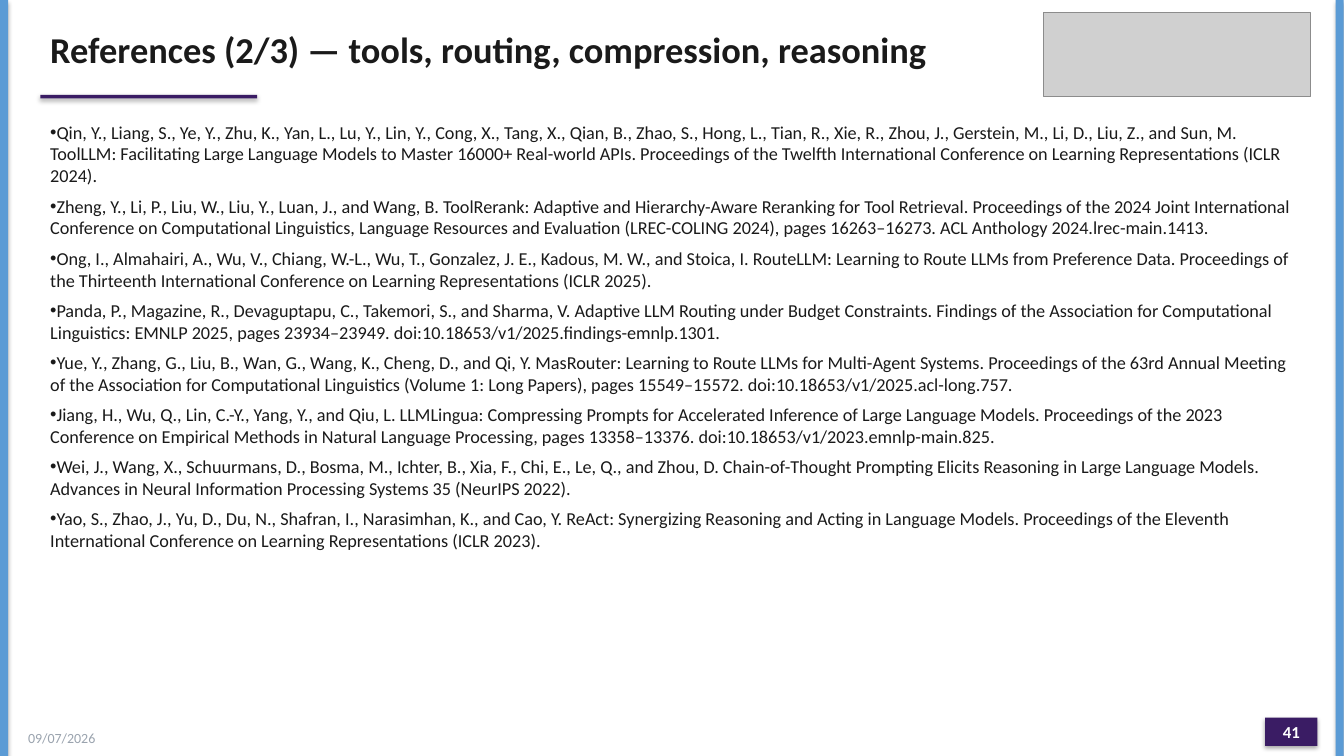
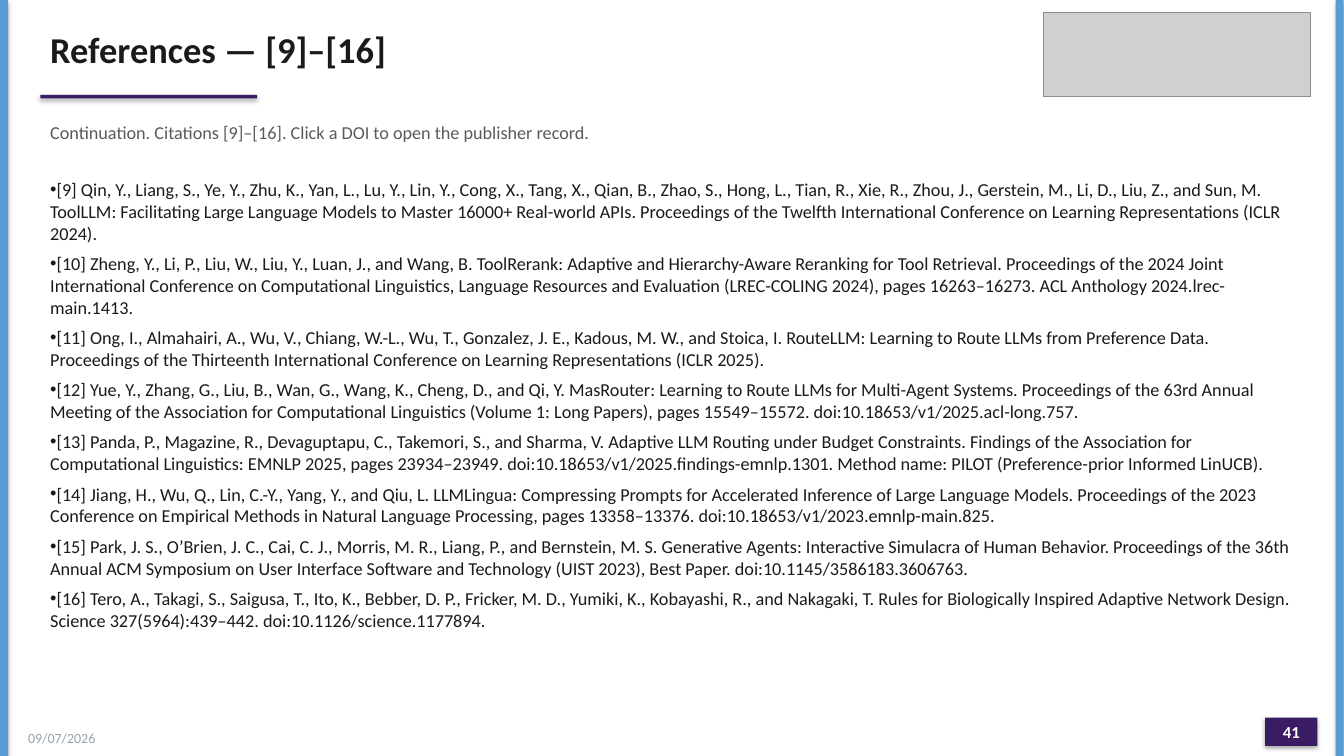
Before and after one commit to joyjeni/phd-agentic-ai-master, a slide deck: slide 41 of ACRS_PhD_Proposal_JenishaT_24ETRP720001.pptx. Drawn at 1344x756 pixels with LibreOffice and Linux fonts; fonts in the diff are those of the drawing; grey boxes stand for pictures. Boxes give left, top, right and bottom in pixels: in the first picture for what was removed or moved away, otherwise in the second. Text is boxed around its words. In the diff, an @@ line names an element or a change of style, - is before the commit and + after.

Commit message:
Number the bibliography, add References to Contents, and link DOIs.
Evidence n is citation [n]. Each Crossref DOI opens https://doi.org/….

```diff
--- a/ACRS_PhD_Proposal_JenishaT_24ETRP720001.pptx
+++ b/ACRS_PhD_Proposal_JenishaT_24ETRP720001.pptx
@@ text at box(50, 36, 386, 69): text changed @@
-References (2/3) — tools, routing, compression, reasoning
+References — [9]–[16]
@@ text added at box(50, 126, 589, 142), 13 pt, text #5A5A5A @@
+Continuation. Citations [9]–[16]. Click a DOI to open the publisher record.
@@ text at box(50, 183, 1289, 630): text changed @@
-• Qin, Y., Liang, S., Ye, Y., Zhu, K., Yan, L., Lu, Y., Lin, Y., Cong, X., Tang, X., Qian, B., Zhao, S., Hong, L., Tian, R., Xie, R., Zhou, J., Gerstein, M., Li, D., Liu, Z., and Sun, M. ToolLLM: Facilitating Large Language Models to Master 16000+ Real-world APIs. Proceedings of the Twelfth International Conference on Learning Representations (ICLR 2024).
-• Zheng, Y., Li, P., Liu, W., Liu, Y., Luan, J., and Wang, B. ToolRerank: Adaptive and Hierarchy-Aware Reranking for Tool Retrieval. Proceedings of the 2024 Joint International Conference on Computational Linguistics, Language Resources and Evaluation (LREC-COLING 2024), pages 16263–16273. ACL Anthology 2024.lrec-main.1413.
-• Ong, I., Almahairi, A., Wu, V., Chiang, W.-L., Wu, T., Gonzalez, J. E., Kadous, M. W., and Stoica, I. RouteLLM: Learning to Route LLMs from Preference Data. Proceedings of the Thirteenth International Conference on Learning Representations (ICLR 2025).
-• Panda, P., Magazine, R., Devaguptapu, C., Takemori, S., and Sharma, V. Adaptive LLM Routing under Budget Constraints. Findings of the Association for Computational Linguistics: EMNLP 2025, pages 23934–23949. doi:10.18653/v1/2025.findings-emnlp.1301.
-• Yue, Y., Zhang, G., Liu, B., Wan, G., Wang, K., Cheng, D., and Qi, Y. MasRouter: Learning to Route LLMs for Multi-Agent Systems. Proceedings of the 63rd Annual Meeting of the Association for Computational Linguistics (Volume 1: Long Papers), pages 15549–15572. doi:10.18653/v1/2025.acl-long.757.
-• Jiang, H., Wu, Q., Lin, C.-Y., Yang, Y., and Qiu, L. LLMLingua: Compressing Prompts for Accelerated Inference of Large Language Models. Proceedings of the 2023 Conference on Empirical Methods in Natural Language Processing, pages 13358–13376. doi:10.18653/v1/2023.emnlp-main.825.
-• Wei, J., Wang, X., Schuurmans, D., Bosma, M., Ichter, B., Xia, F., Chi, E., Le, Q., and Zhou, D. Chain-of-Thought Prompting Elicits Reasoning in Large Language Models. Advances in Neural Information Processing Systems 35 (NeurIPS 2022).
-• Yao, S., Zhao, J., Yu, D., Du, N., Shafran, I., Narasimhan, K., and Cao, Y. ReAct: Synergizing Reasoning and Acting in Language Models. Proceedings of the Eleventh International Conference on Learning Representations (ICLR 2023).
+• [9] Qin, Y., Liang, S., Ye, Y., Zhu, K., Yan, L., Lu, Y., Lin, Y., Cong, X., Tang, X., Qian, B., Zhao, S., Hong, L., Tian, R., Xie, R., Zhou, J., Gerstein, M., Li, D., Liu, Z., and Sun, M. ToolLLM: Facilitating Large Language Models to Master 16000+ Real-world APIs. Proceedings of the Twelfth International Conference on Learning Representations (ICLR 2024).
+• [10] Zheng, Y., Li, P., Liu, W., Liu, Y., Luan, J., and Wang, B. ToolRerank: Adaptive and Hierarchy-Aware Reranking for Tool Retrieval. Proceedings of the 2024 Joint International Conference on Computational Linguistics, Language Resources and Evaluation (LREC-COLING 2024), pages 16263–16273. ACL Anthology 2024.lrec-main.1413.
+• [11] Ong, I., Almahairi, A., Wu, V., Chiang, W.-L., Wu, T., Gonzalez, J. E., Kadous, M. W., and Stoica, I. RouteLLM: Learning to Route LLMs from Preference Data. Proceedings of the Thirteenth International Conference on Learning Representations (ICLR 2025).
+• [12] Yue, Y., Zhang, G., Liu, B., Wan, G., Wang, K., Cheng, D., and Qi, Y. MasRouter: Learning to Route LLMs for Multi-Agent Systems. Proceedings of the 63rd Annual Meeting of the Association for Computational Linguistics (Volume 1: Long Papers), pages 15549–15572. doi:10.18653/v1/2025.acl-long.757.
+• [13] Panda, P., Magazine, R., Devaguptapu, C., Takemori, S., and Sharma, V. Adaptive LLM Routing under Budget Constraints. Findings of the Association for Computational Linguistics: EMNLP 2025, pages 23934–23949. doi:10.18653/v1/2025.findings-emnlp.1301. Method name: PILOT (Preference-prior Informed LinUCB).
+• [14] Jiang, H., Wu, Q., Lin, C.-Y., Yang, Y., and Qiu, L. LLMLingua: Compressing Prompts for Accelerated Inference of Large Language Models. Proceedings of the 2023 Conference on Empirical Methods in Natural Language Processing, pages 13358–13376. doi:10.18653/v1/2023.emnlp-main.825.
+• [15] Park, J. S., O’Brien, J. C., Cai, C. J., Morris, M. R., Liang, P., and Bernstein, M. S. Generative Agents: Interactive Simulacra of Human Behavior. Proceedings of the 36th Annual ACM Symposium on User Interface Software and Technology (UIST 2023), Best Paper. doi:10.1145/3586183.3606763.
+• [16] Tero, A., Takagi, S., Saigusa, T., Ito, K., Bebber, D. P., Fricker, M. D., Yumiki, K., Kobayashi, R., and Nakagaki, T. Rules for Biologically Inspired Adaptive Network Design. Science 327(5964):439–442. doi:10.1126/science.1177894.
```
Also in this commit, not shown: 4 other slides changed, 53 other files.
